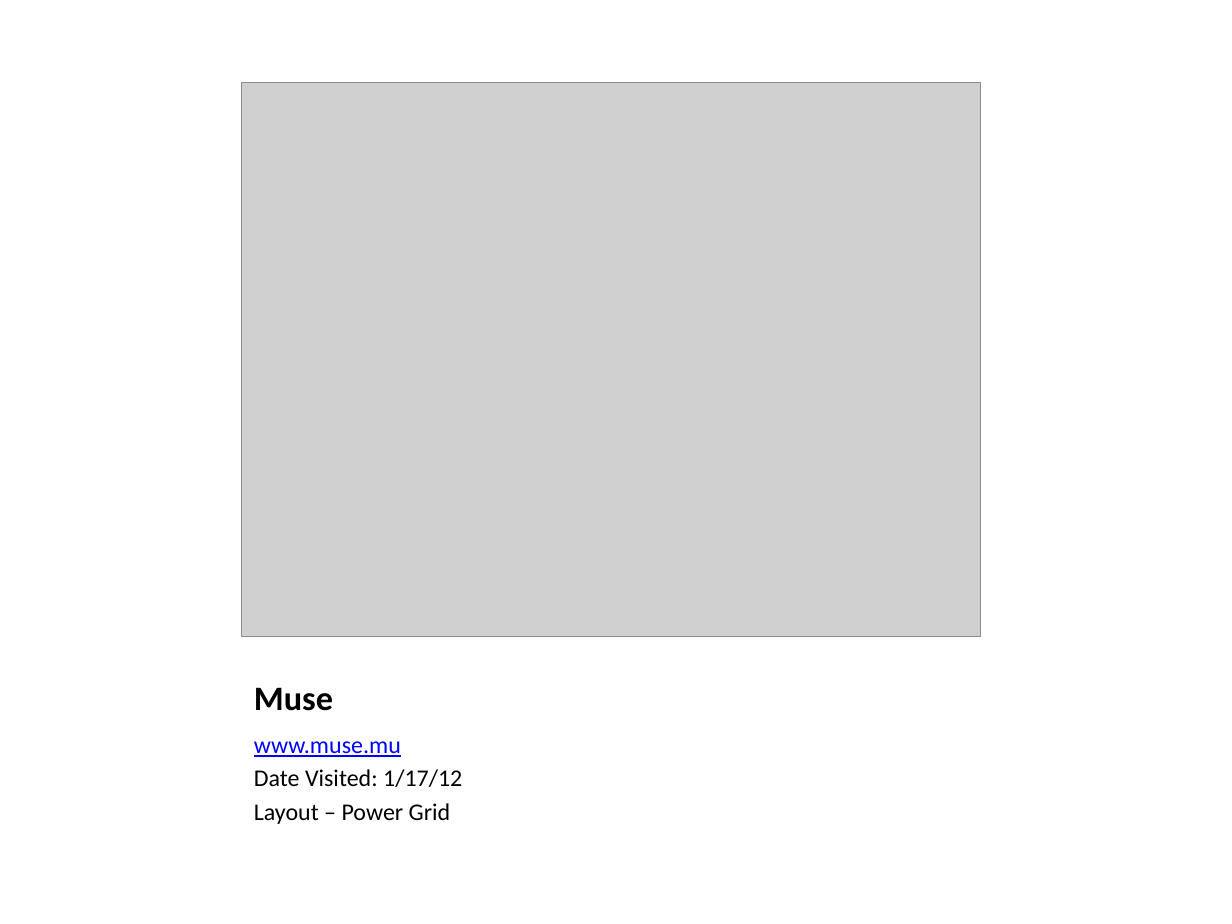
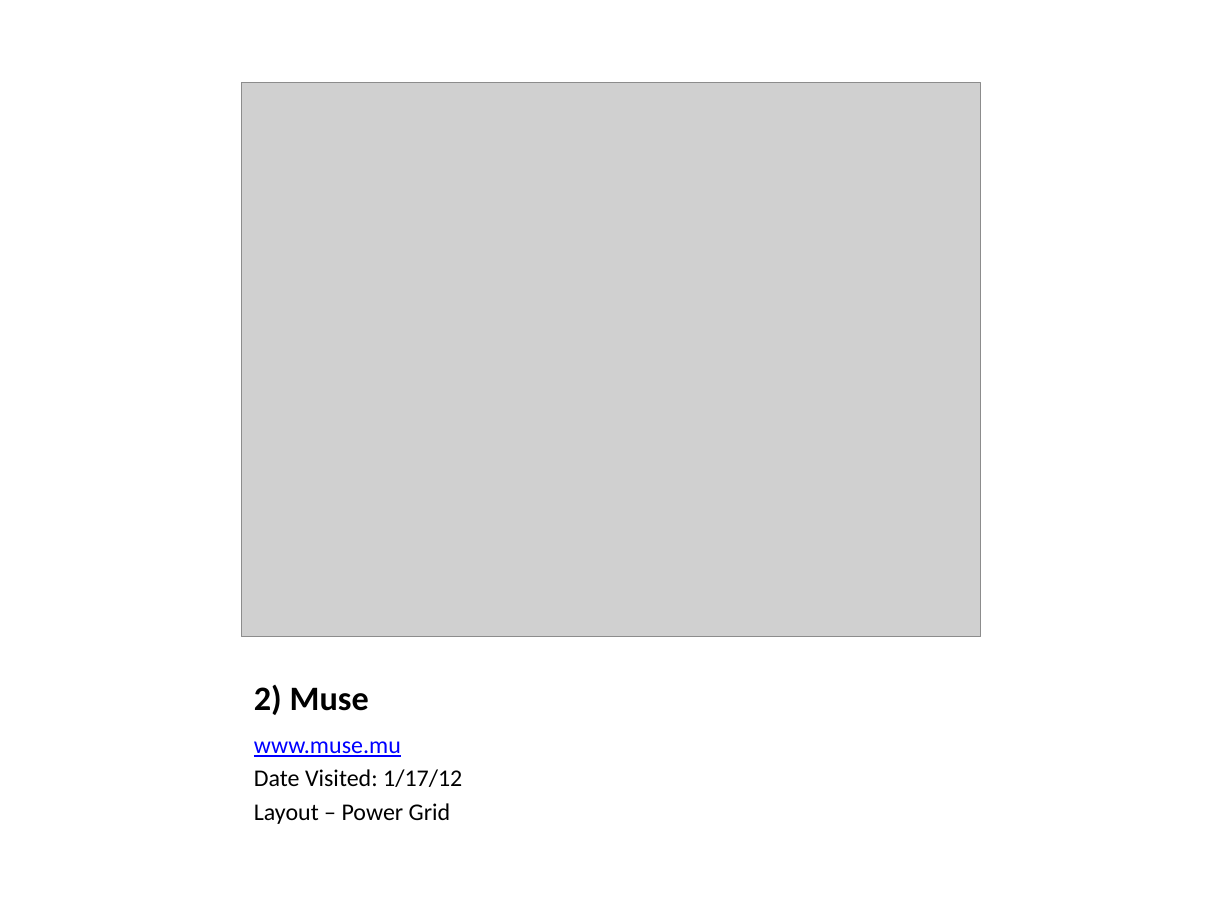
Before and after one commit to pku/portfolio_competitive_analysis, a slide deck: slide 7 of CompetitiveAnalysisPortfolios.pptx. Drawn at 1232x924 pixels with LibreOffice and Linux fonts; fonts in the diff are those of the drawing; grey boxes stand for pictures. Boxes give left, top, right and bottom in pixels: in the first picture for what was removed or moved away, otherwise in the second. Text is boxed around its words. In the diff, an @@ line names an element or a change of style, - is before the commit and + after.

```diff
--- a/CompetitiveAnalysisPortfolios.pptx
+++ b/CompetitiveAnalysisPortfolios.pptx
@@ title at [254,685,369,715]: text changed @@
-Muse
+2) Muse
```
Also in this commit, not shown: 6 other slides changed, 10 slides added.
